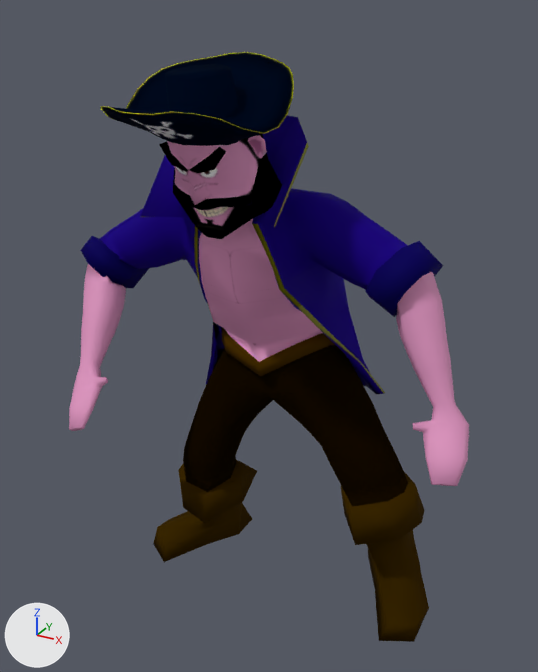
A saved change to the OBJ model assets/Animacion/Pirata/Celebracion/PirataCelebracion_000153.obj.
Rendered twice from a 50 mm lens placed at (3.74, -7.21, 7.23), pointed at (-0.21, -0.02, 3.63). Lighting does not change. The marker at lower left points along +X, +Y and +Z. Where no turn or scale is listed for an object, it has been applied to the vertices.

The first picture shows 'Pirata_PirataH'.
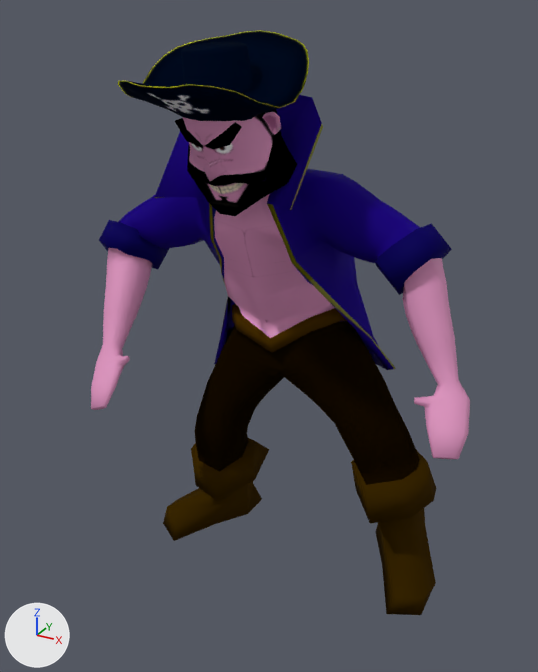
Diff of the bpy script that builds the scene:
```diff
--- a/assets/Animacion/Pirata/Celebracion/PirataCelebracion_000153.obj.py
+++ b/assets/Animacion/Pirata/Celebracion/PirataCelebracion_000153.obj.py
@@ me_pirata_piratah @@
 # used by ob_pirata_piratah; location = (0.0, 0.0, 0.0)
-me_pirata_piratah.from_pydata(...)  # 1340 vertices, 1341 faces; spans x -2.63..2.43, y -1.97..1.35, z 0.07..6.82
+me_pirata_piratah.from_pydata(...)  # 1340 vertices, 1341 faces; spans x -2.72..2.31, y -1.54..1.89, z 0.02..7.01
+# me_pirata_piratah part 1: the loose piece of 216 vertices spanning x -1.37..0.47, y -1.97..-0.09, z 5.87..6.82 is scaled about its middle by 1.04, then moved by (-0.11, 0.46, 0.18)
+# me_pirata_piratah part 2: 1124 of 1340 vertices moved; they spanned x -2.63..2.43, y -1.75..1.35, z 0.07..6.53 and now span x -2.72..2.31, y -1.33..1.89, z 0.02..6.71; mean shift (-0.1, 0.49, 0.09); largest move (0.41, 0.92, 3.77) -> (0.26, 1.57, 3.87)
 me_pirata_piratah.materials.append(mat_piratamat)
```

Pixel boxes [x1, y1, x2, y2] of what changed, in the pictures (538 x 672 px; the box of a moved part takes in the faces that stretch with it):
'Pirata_PirataH', reshaped
    before: [69, 52, 469, 642]
    after: [91, 30, 470, 615]
part 1 of me_pirata_piratah, moved or reshaped
    before: [101, 52, 294, 146]
    after: [118, 30, 309, 121]
part 2 of me_pirata_piratah, moved or reshaped
    before: [69, 115, 469, 642]
    after: [91, 95, 470, 615]
